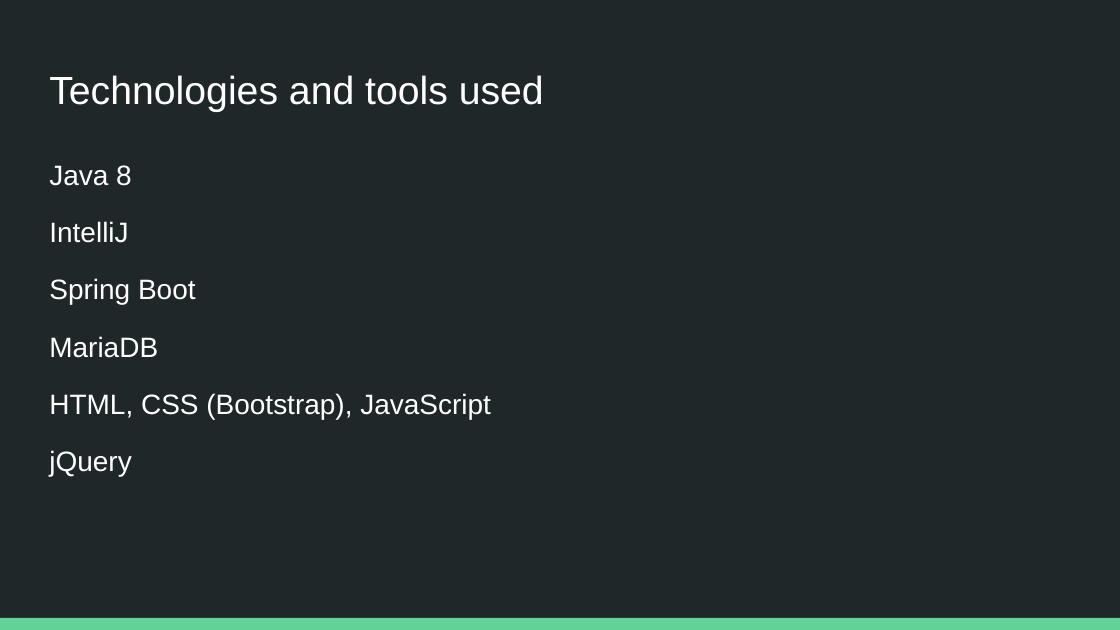
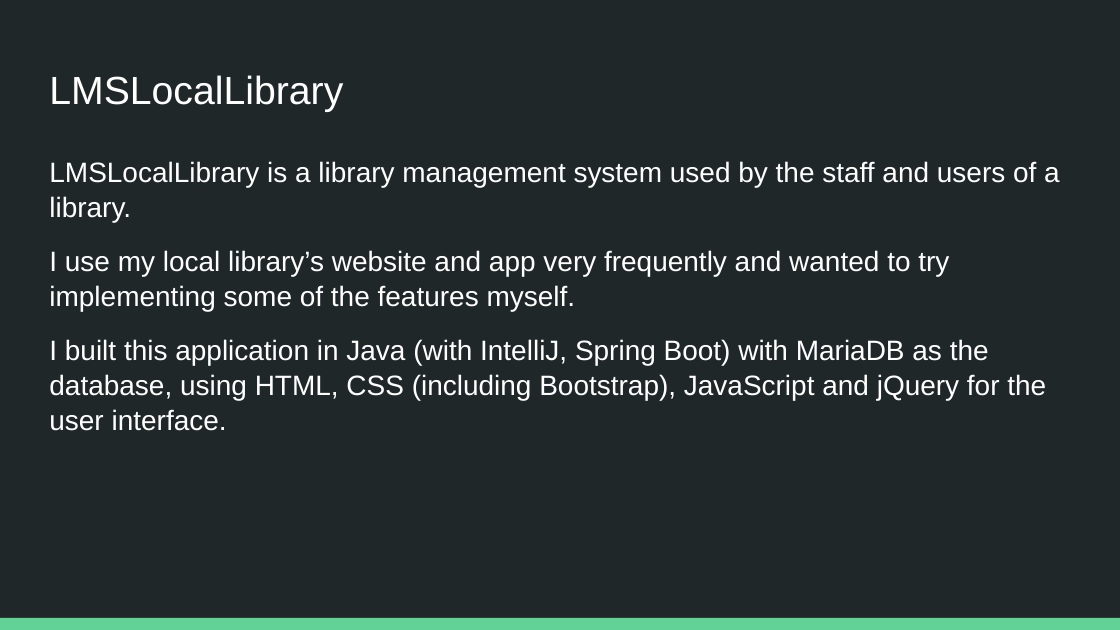
Before and after one commit to sujatanaik530/TEKsystemsJD_Capstone_LMS, a slide deck: slide 3 of Capstone.pptx (slide 5 before the commit). Drawn at 1120x630 pixels with LibreOffice and Linux fonts; fonts in the diff are those of the drawing. Boxes give left, top, right and bottom in pixels: in the first picture for what was removed or moved away, otherwise in the second. Text is boxed around its words. In the diff, an @@ line names an element or a change of style, - is before the commit and + after.

```diff
--- a/Capstone.pptx
+++ b/Capstone.pptx
@@ title at <box>49,75,343,112</box>: text changed @@
-Technologies and tools used
+LMSLocalLibrary
@@ text at <box>49,161,1060,431</box>: text changed @@
-Java 8
-IntelliJ
-Spring Boot
-MariaDB
-HTML, CSS (Bootstrap), JavaScript
-jQuery
+LMSLocalLibrary is a library management system used by the staff and users of a library.
+I use my local library’s website and app very frequently and wanted to try implementing some of the features myself.
+I built this application in Java (with IntelliJ, Spring Boot) with MariaDB as the database, using HTML, CSS (including Bootstrap), JavaScript and jQuery for the user interface.
```
Also in this commit, not shown: 3 other slides changed, 4 slides removed.
